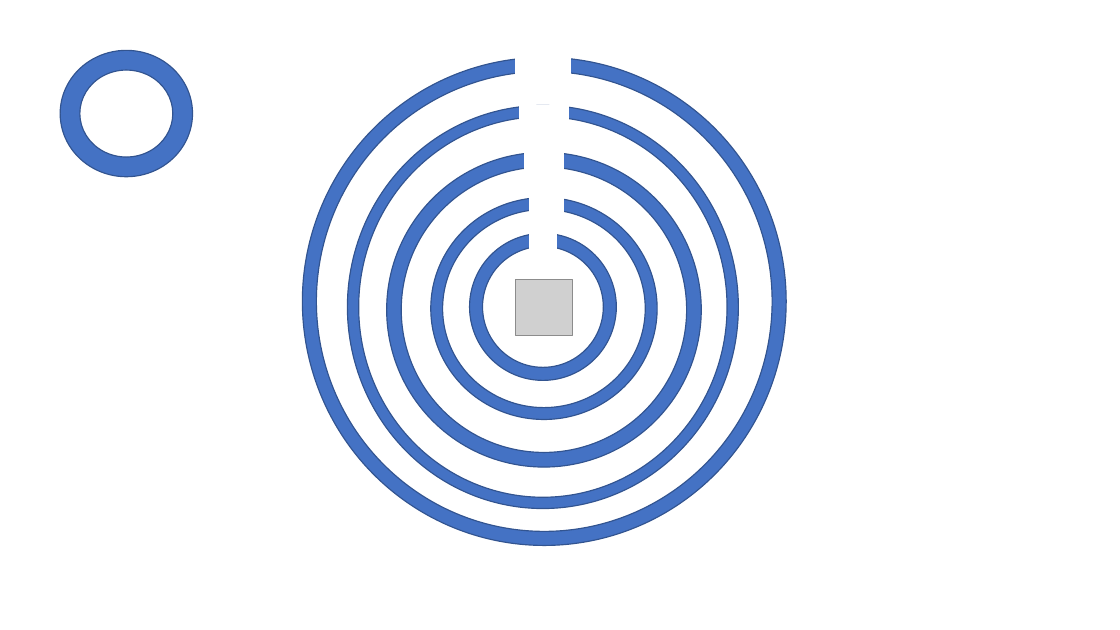
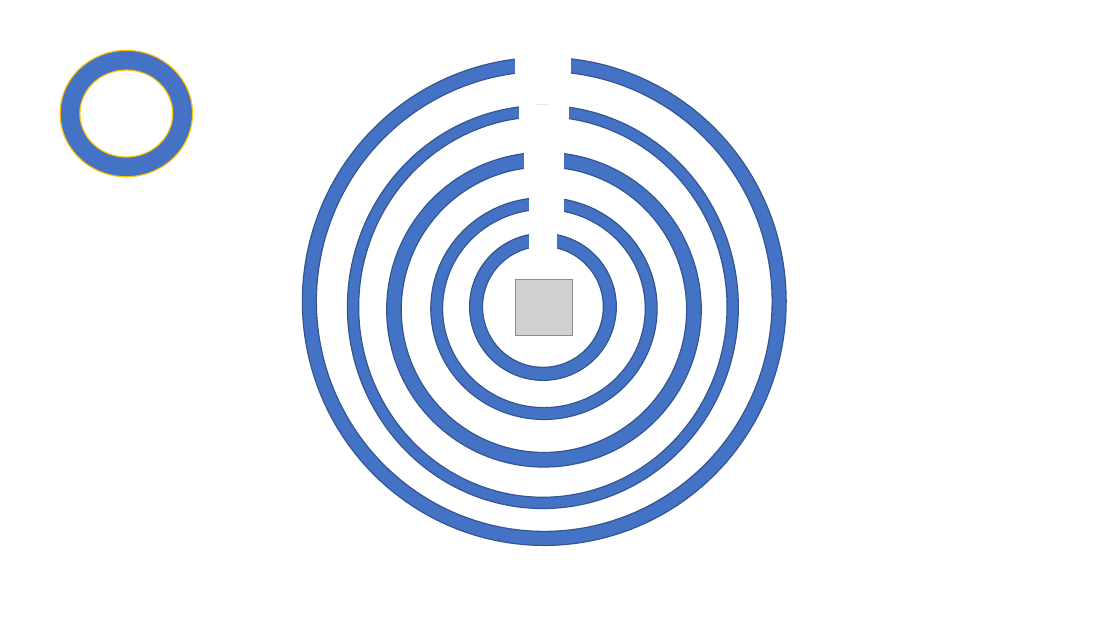
Before and after one commit to RIDENTEM/ppJam2019, a slide deck: slide 2 of ppJam.pptm. Drawn at 1120x630 pixels with LibreOffice and Linux fonts; fonts in the diff are those of the drawing; grey boxes stand for pictures. Boxes give left, top, right and bottom in pixels: in the first picture for what was removed or moved away, otherwise in the second. Text is boxed around its words. In the diff, an @@ line names an element or a change of style, - is before the commit and + after.

```diff
--- a/ppJam.pptm
+++ b/ppJam.pptm
@@ donut at (60,50,193,176): outline #325491 1 pt to #FFC000 1 pt @@
```
Also in this commit, not shown: 1 other slide changed, 5 slides added, 2 slides removed.
